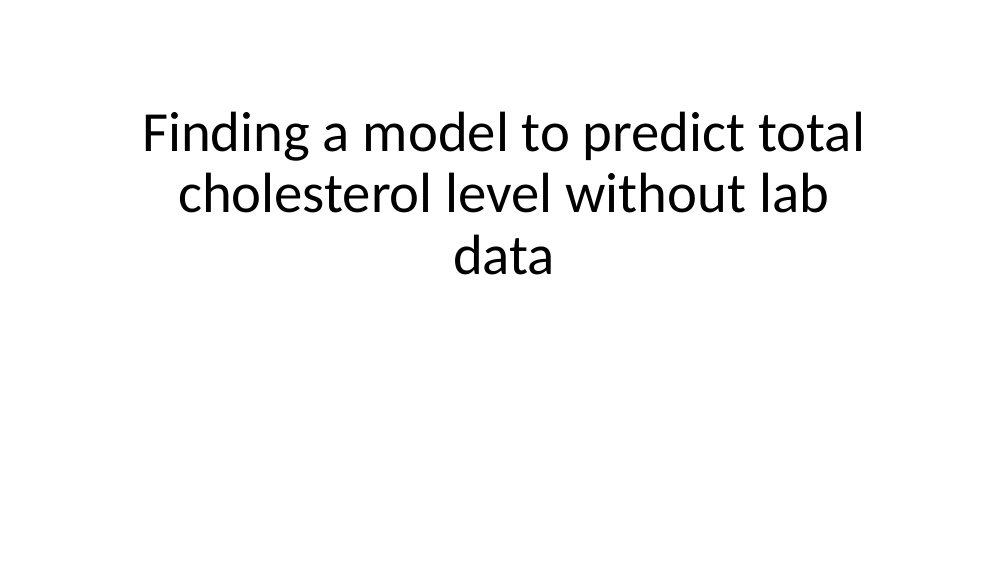
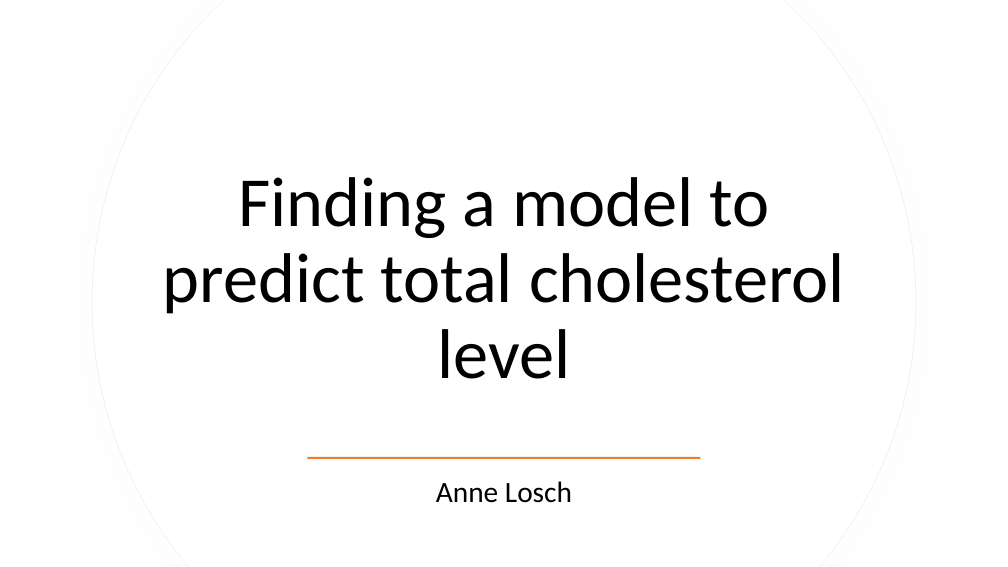
Before and after one commit to mathisme/ThinkfulDSFinalCapstone, a slide deck: slide 1 of Presentation.pptx. Drawn at 1008x567 pixels with LibreOffice and Linux fonts; fonts in the diff are those of the drawing. Boxes give left, top, right and bottom in pixels: in the first picture for what was removed or moved away, otherwise in the second. Text is boxed around its words. In the diff, an @@ line names an element or a change of style, - is before the commit and + after.

```diff
--- a/Presentation.pptx
+++ b/Presentation.pptx
@@ freeform shape added at (x1=92, y1=0, x2=917, y2=567), fill #FFFFFF, outline #EFEFEF 0.75 pt @@
@@ freeform shape added at (x1=93, y1=0, x2=916, y2=567), fill #FFFFFF @@
@@ title "Finding a model to predict ..." at (x1=163, y1=177, x2=845, y2=379): vertical alignment bottom to middle @@
@@ title at (x1=163, y1=177, x2=845, y2=379): text changed; size 54 to 67 pt @@
-Finding a model to predict total cholesterol level without lab data
+Finding a model to predict total cholesterol level
@@ rectangle added at (x1=308, y1=457, x2=701, y2=459), fill #ED7D31 @@
@@ subtitle added at (x1=436, y1=481, x2=572, y2=503), 28 pt, text #000000 @@
+Anne Losch
```
Also in this commit, not shown: 8 other slides changed, 6 slides added, 4 slides removed.
